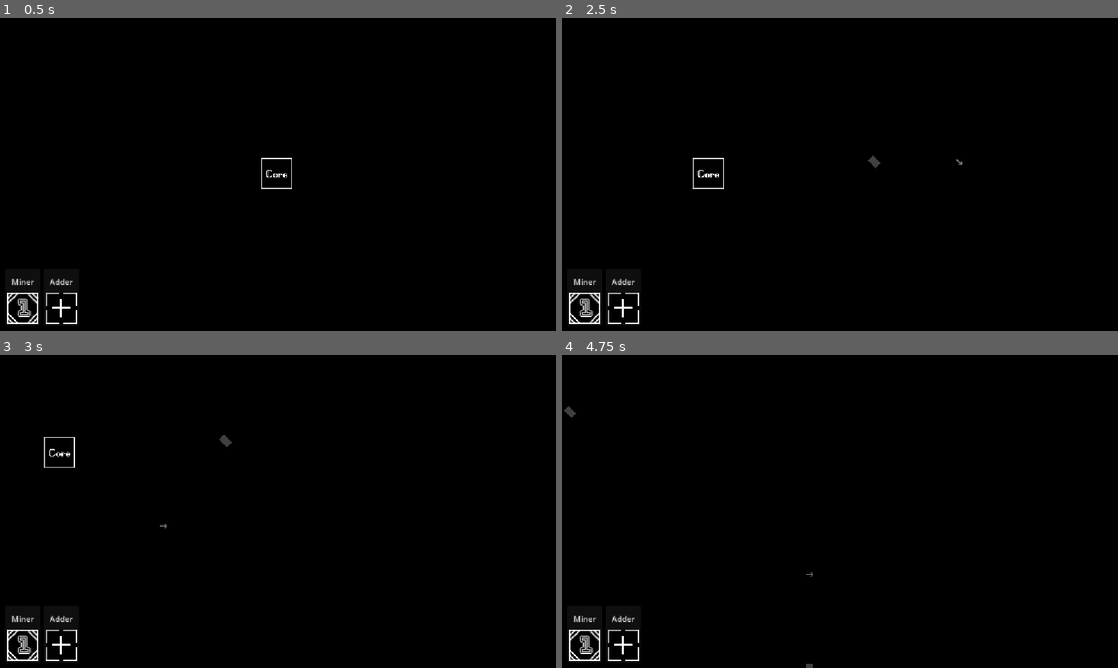
Above: before the commit, frames 1-4 (two rows, left to right).
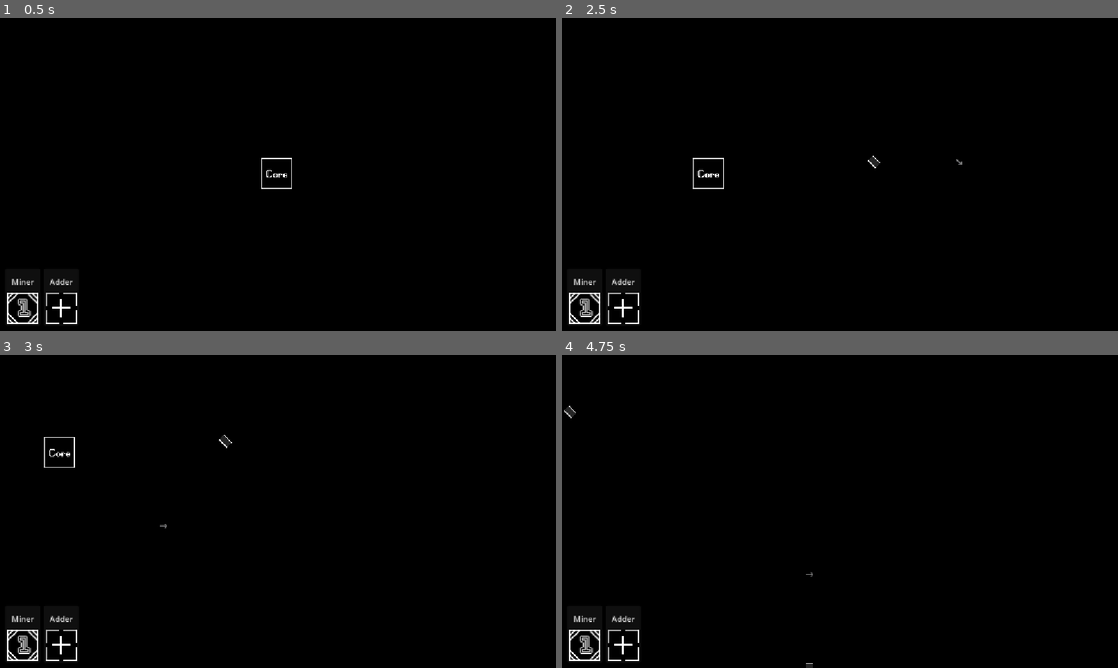
Above: after the commit, the same moments.

Repository: ast4rt3/math-matic
Game: Godot game, scene res://world.tscn
The game is run twice, just before and just after one commit, with the same random seed, the same clock (stepped at 60 frames per second) and the same inputs.
Inputs (mouse positions are in pixels of both pictures, inside the frame that each line leads up to):
- Up to frame 1 (0.5 s): no input
- Up to frame 2 (2.5 s): click "Miner" at 0.5 s; click "Adder" at 1.25 s; tap Enter at 2 s; move the mouse to (962, 158) at 2.02 s; hold D from 2.03 s (still down); tap E at 2.1 s; click (962, 158) at 2.17 s
- Up to frame 3 (3 s): move the mouse to (166, 527) at 2.77 s; release D at 2.78 s; hold S from 2.78 s (still down); tap Q at 2.85 s
- Up to frame 4 (4.75 s): move the mouse to (895, 442) at 3.52 s; release S at 3.53 s; hold D 3.53-4.28 s; tap E at 3.6 s; move the mouse to (812, 574) at 4.27 s; hold W from 4.28 s (still down); tap Q at 4.35 s; click (812, 574) at 4.42 s

Frame 1 is identical in both runs. In frame 2, less than 0.1% of the frame differs, in the area x 55-58%, y 44-48%; in frame 3, less than 0.1%; in frame 4, less than 0.1%, in the area x 0-46%, y 16-100%.

Commit message:
added elbow 90degree visual

Diff:
--- a/world.gd
+++ b/world.gd
@@ -24,6 +24,12 @@
 
 var preview_points: Array[Vector2i] = []
 var wire_renderer: Node2D
+
+var wire_texture = preload("res://asset/wiring/tubeH.png")
+var tube90_texture = preload("res://asset/wiring/tube90.png")
+var tube90flip_texture = preload("res://asset/wiring/tube90flip.png")
+var current_wire_frame: int = 0
+var wire_frame_timer: float = 0.0
 
 var cursor_highlight: Sprite2D
 var building_highlight: ReferenceRect
@@ -416,7 +422,50 @@
 			wire_renderer.draw_rect(Rect2(center - Vector2(4, 4), Vector2(8, 8)), Color(0.2, 0.9, 1.0))
 			wire_renderer.draw_line(center, center + Vector2(d) * 8.0, Color(1, 1, 1), 2.0)
 		else:
-			wire_renderer.draw_line(center - Vector2(d) * 8.0, center + Vector2(d) * 8.0, Color(0.25, 0.25, 0.25), 14.0)
+			var in_dir = d
+			# Autodetect input direction for 90 degree bends
+			for test_dir in [Vector2i(1,0), Vector2i(-1,0), Vector2i(0,1), Vector2i(0,-1)]:
+				var neighbor = t - test_dir
+				if wire_grid.has(neighbor) and wire_grid[neighbor].dir == test_dir:
+					in_dir = test_dir
+					break
+
+			var is_orthogonal = (d.x == 0 or d.y == 0)
+			var in_orthogonal = (in_dir.x == 0 or in_dir.y == 0)
+
+			if is_orthogonal and in_orthogonal and in_dir != d:
+				# 90 degree turn explicit lookup
+				var angle = 0.0
+				var tex = tube90_texture
+
+				# Assuming tube90.png flows Top to Left (-Y to -X)
+				# and tube90flip.png flows Top to Right (-Y to +X)
+				if in_dir == Vector2i(1,0) and d == Vector2i(0,1): # Left to Down (Left-Turn)
+					angle = -PI/2.0; tex = tube90_texture
+				elif in_dir == Vector2i(1,0) and d == Vector2i(0,-1): # Left to Up (Right-Turn)
+					angle = -PI/2.0; tex = tube90flip_texture
+				elif in_dir == Vector2i(-1,0) and d == Vector2i(0,1): # Right to Down (Right-Turn)
+					angle = PI/2.0; tex = tube90flip_texture
+				elif in_dir == Vector2i(-1,0) and d == Vector2i(0,-1): # Right to Up (Left-Turn)
+					angle = PI/2.0; tex = tube90_texture
+				elif in_dir == Vector2i(0,1) and d == Vector2i(1,0): # Top to Right (Right-Turn)
+					angle = 0.0; tex = tube90flip_texture
+				elif in_dir == Vector2i(0,1) and d == Vector2i(-1,0): # Top to Left (Left-Turn)
+					angle = 0.0; tex = tube90_texture
+				elif in_dir == Vector2i(0,-1) and d == Vector2i(1,0): # Bottom to Right (Left-Turn)
+					angle = PI; tex = tube90_texture
+				elif in_dir == Vector2i(0,-1) and d == Vector2i(-1,0): # Bottom to Left (Right-Turn)
+					angle = PI; tex = tube90flip_texture
+
+				var base_offset = 0.0
+				wire_renderer.draw_set_transform(center, angle + base_offset, Vector2.ONE)
+				wire_renderer.draw_texture_rect(tex, Rect2(-8, -8, 16, 16), false)
+			else:
+				var scale_x = 1.41421356 if Vector2(d).length() > 1.1 else 1.0
+				wire_renderer.draw_set_transform(center, Vector2(d).angle(), Vector2(scale_x, 1.0))
+				wire_renderer.draw_texture_rect(wire_texture, Rect2(-8, -8, 16, 16), false)
+
+			wire_renderer.draw_set_transform(Vector2.ZERO, 0.0, Vector2.ONE)
 
 	# Draw preview
 	if preview_points.size() > 0:
@@ -442,7 +491,45 @@
 				wire_renderer.draw_line(center, center + Vector2(dir) * 8.0, Color(1, 1, 1, 0.5), 2.0)
 			else:
 				var c = Color(1.0, 0.0, 0.0, 0.5) if is_blocked else Color(0.25, 0.25, 0.25, 0.6)
-				wire_renderer.draw_line(center - Vector2(dir) * 8.0, center + Vector2(dir) * 8.0, c, 14.0)
+
+				var in_dir = dir
+				if i > 0:
+					in_dir = p - preview_points[i-1]
+
+				var is_orthogonal = (dir.x == 0 or dir.y == 0)
+				var in_orthogonal = (in_dir.x == 0 or in_dir.y == 0)
+
+				if is_orthogonal and in_orthogonal and in_dir != dir:
+					# 90 degree turn explicit lookup
+					var angle = 0.0
+					var tex = tube90_texture
+
+					if in_dir == Vector2i(1,0) and dir == Vector2i(0,1): # Left to Down (Left-Turn)
+						angle = -PI/2.0; tex = tube90_texture
+					elif in_dir == Vector2i(1,0) and dir == Vector2i(0,-1): # Left to Up (Right-Turn)
+						angle = -PI/2.0; tex = tube90flip_texture
+					elif in_dir == Vector2i(-1,0) and dir == Vector2i(0,1): # Right to Down (Right-Turn)
+						angle = PI/2.0; tex = tube90flip_texture
+					elif in_dir == Vector2i(-1,0) and dir == Vector2i(0,-1): # Right to Up (Left-Turn)
+						angle = PI/2.0; tex = tube90_texture
+					elif in_dir == Vector2i(0,1) and dir == Vector2i(1,0): # Top to Right (Right-Turn)
+						angle = 0.0; tex = tube90flip_texture
+					elif in_dir == Vector2i(0,1) and dir == Vector2i(-1,0): # Top to Left (Left-Turn)
+						angle = 0.0; tex = tube90_texture
+					elif in_dir == Vector2i(0,-1) and dir == Vector2i(1,0): # Bottom to Right (Left-Turn)
+						angle = PI; tex = tube90_texture
+					elif in_dir == Vector2i(0,-1) and dir == Vector2i(-1,0): # Bottom to Left (Right-Turn)
+						angle = PI; tex = tube90flip_texture
+
+					var base_offset = 0.0
+					wire_renderer.draw_set_transform(center, angle + base_offset, Vector2.ONE)
+					wire_renderer.draw_texture_rect(tex, Rect2(-8, -8, 16, 16), false, c)
+				else:
+					var scale_x = 1.41421356 if Vector2(dir).length() > 1.1 else 1.0
+					wire_renderer.draw_set_transform(center, Vector2(dir).angle(), Vector2(scale_x, 1.0))
+					wire_renderer.draw_texture_rect(wire_texture, Rect2(-8, -8, 16, 16), false, c)
+
+				wire_renderer.draw_set_transform(Vector2.ZERO, 0.0, Vector2.ONE)
 
 func _process(delta: float):
 	if camera:
Binary file added: asset/straightWire.png
Not shown, added: asset/straightWire.png.import
Binary file added: asset/tubeH.png
Not shown, added: asset/tubeH.png.import
Binary file added: asset/wiring/tube90.png
Not shown, added: asset/wiring/tube90.png.import
Binary file added: asset/wiring/tube90flip.png
Not shown, added: asset/wiring/tube90flip.png.import
Binary file added: asset/wiring/tubeH.png
Not shown, added: asset/wiring/tubeH.png.import
